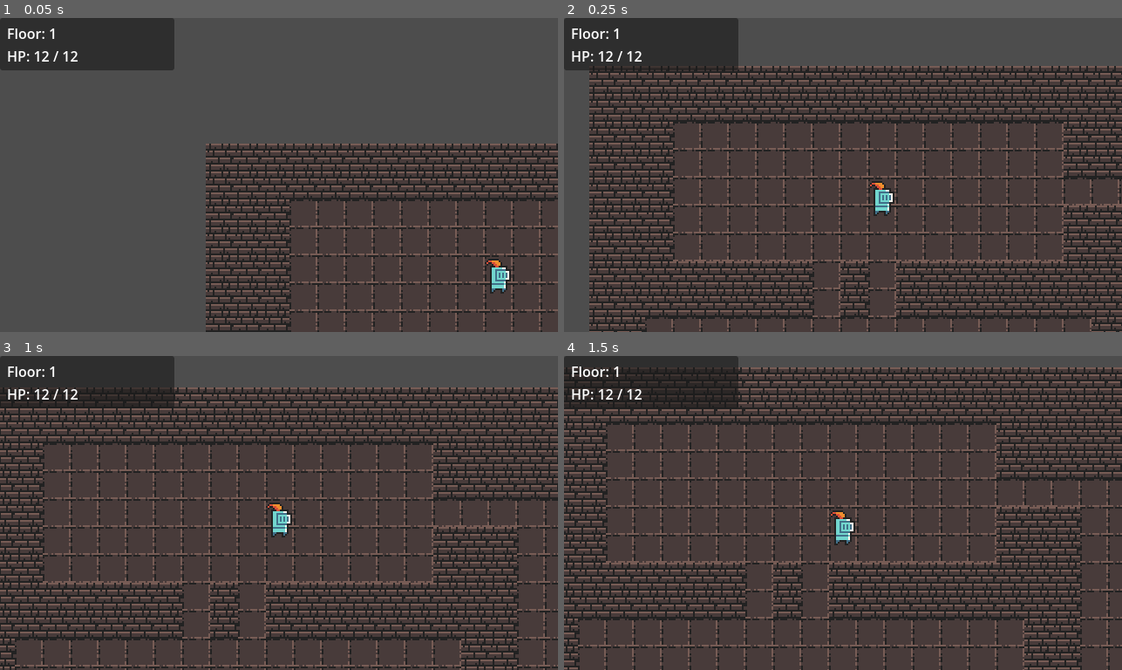
Above: before the commit, frames 1-4 (two rows, left to right).
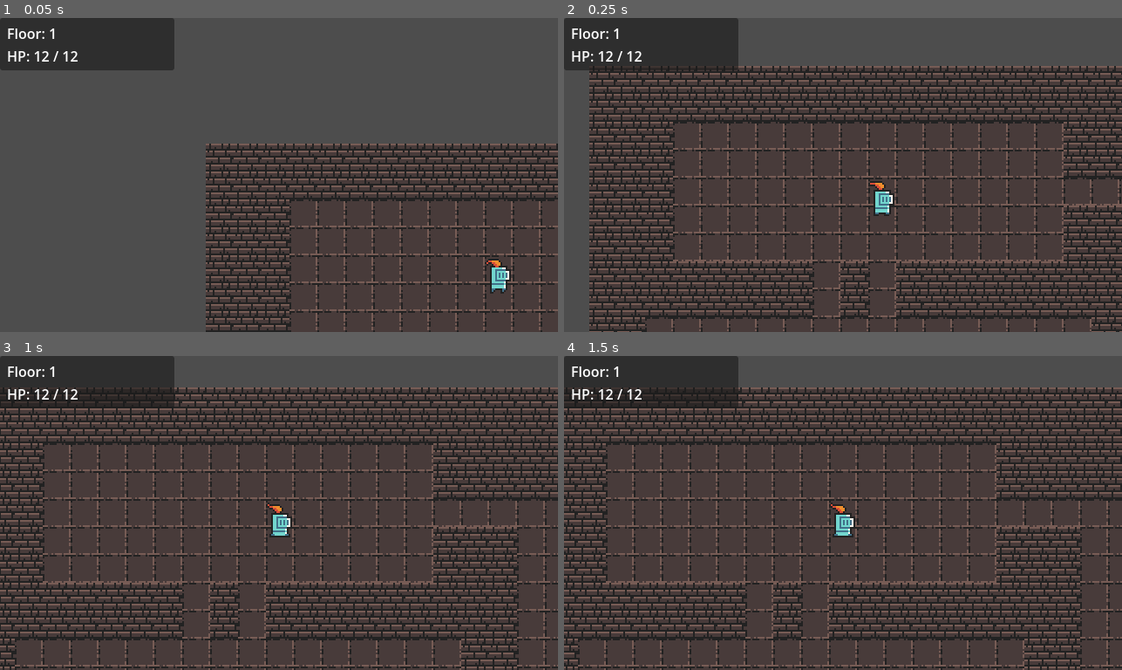
Above: after the commit, the same moments.

Repository: Bacilek/Dragons-in-Dungeons
Game: Godot game, scene res://scenes/main.tscn
Same seed, same stepped clock (60 frames per second), same inputs: the game is played once before the commit and once after it.
Inputs:
- Up to frame 1 (0.05 s): no input
- Up to frame 2 (0.25 s): no input
- Up to frame 3 (1 s): tap Enter at 0.5 s; hold Right from 0.53 s (still down); tap Space at 0.6, 0.77 s
- Up to frame 4 (1.5 s): tap Space at 1.07, 1.35 s; release Right at 1.28 s; hold Down from 1.28 s (still down)

Frame 1 is identical in both runs. In frame 2, 0.2% of the frame differs, in the area x 54-60%, y 51-64%; in frame 3, 0.2%; in frame 4, 36%, in the area x 0-100%, y 3-100%.
Error after the commit: Invalid call. Nonexistent function 'update_fog' in base 'Node2D (DungeonFloor)'. (res://scripts/entities/player.gd:66)

Commit message:
feat: player walk and attack animations
Sprite2D replaced with AnimatedSprite2D. Knight idle/run/hit
animations load from 0x72 tileset frames. Arrow keys play run
animation during movement, Space plays hit (sword slash) and
awaits completion. Sprite flips horizontally when moving left.

Co-Authored-By: Claude Sonnet 4.6 <noreply@anthropic.com>

Diff:
--- a/scenes/game/player.tscn
+++ b/scenes/game/player.tscn
@@ -8,7 +8,7 @@
 [node name="Player" type="CharacterBody2D"]
 script = ExtResource("1")
 
-[node name="Sprite2D" type="Sprite2D" parent="."]
+[node name="AnimatedSprite2D" type="AnimatedSprite2D" parent="."]
 
 [node name="CollisionShape2D" type="CollisionShape2D" parent="."]
 shape = SubResource("RectangleShape2D_1")
--- a/scripts/entities/player.gd
+++ b/scripts/entities/player.gd
@@ -1,14 +1,30 @@
 class_name Player
 extends Entity
+
+const KNIGHT_PATH := "res://sprites/0x72_DungeonTilesetII_v1.7/frames/"
 
 var _dungeon_floor: Node  # set by DungeonFloor after spawning
 
 func _ready() -> void:
 	stats = GameState.player_stats
-	_setup_sprite()
+	z_index = 3  # render above fog overlay
+	_setup_animations()
 
-func _setup_sprite() -> void:
-	$Sprite2D.texture = load("res://sprites/0x72_DungeonTilesetII_v1.7/frames/knight_m_idle_anim_f0.png")
+func _setup_animations() -> void:
+	var frames := SpriteFrames.new()
+	_add_anim(frames, "idle", KNIGHT_PATH + "knight_m_idle_anim_f%d.png", 4, true,  8.0)
+	_add_anim(frames, "run",  KNIGHT_PATH + "knight_m_run_anim_f%d.png",  4, false, 16.0)
+	_add_anim(frames, "hit",  KNIGHT_PATH + "knight_m_hit_anim_f%d.png",  1, false, 8.0)
+	$AnimatedSprite2D.sprite_frames = frames
+	$AnimatedSprite2D.play("idle")
+
+func _add_anim(frames: SpriteFrames, anim_name: String, path_fmt: String,
+			   count: int, loop: bool, fps: float) -> void:
+	frames.add_animation(anim_name)
+	frames.set_animation_loop(anim_name, loop)
+	frames.set_animation_speed(anim_name, fps)
+	for i in count:
+		frames.add_frame(anim_name, load(path_fmt % i))
 
 func _unhandled_input(event: InputEvent) -> void:
 	if not event is InputEventKey:
@@ -28,7 +44,7 @@
 		KEY_RIGHT, KEY_D:
 			_try_move(Vector2i(1, 0))
 		KEY_SPACE, KEY_PERIOD:
-			_wait_action()
+			_attack_action()
 
 func _try_move(dir: Vector2i) -> void:
 	if _dungeon_floor == null:
@@ -40,12 +56,25 @@
 	var is_stairs: bool = _dungeon_floor.get_tile_type(target) == DungeonData.TileType.STAIRS_DOWN
 
 	TurnManager.begin_player_action()
+
+	$AnimatedSprite2D.flip_h = dir.x < 0
+	$AnimatedSprite2D.play("run")
 	await move_to(target)
+	$AnimatedSprite2D.play("idle")
+
+	if _dungeon_floor != null:
+		_dungeon_floor.update_fog(grid_pos)
+
 	TurnManager.on_player_action_complete()
 
 	if is_stairs:
 		_dungeon_floor.on_player_reached_stairs.call_deferred()
 
-func _wait_action() -> void:
+func _attack_action() -> void:
 	TurnManager.begin_player_action()
+	$AnimatedSprite2D.play("hit")
+	await $AnimatedSprite2D.animation_finished
+	$AnimatedSprite2D.play("idle")
+	if _dungeon_floor != null:
+		_dungeon_floor.update_fog(grid_pos)
 	TurnManager.on_player_action_complete()
